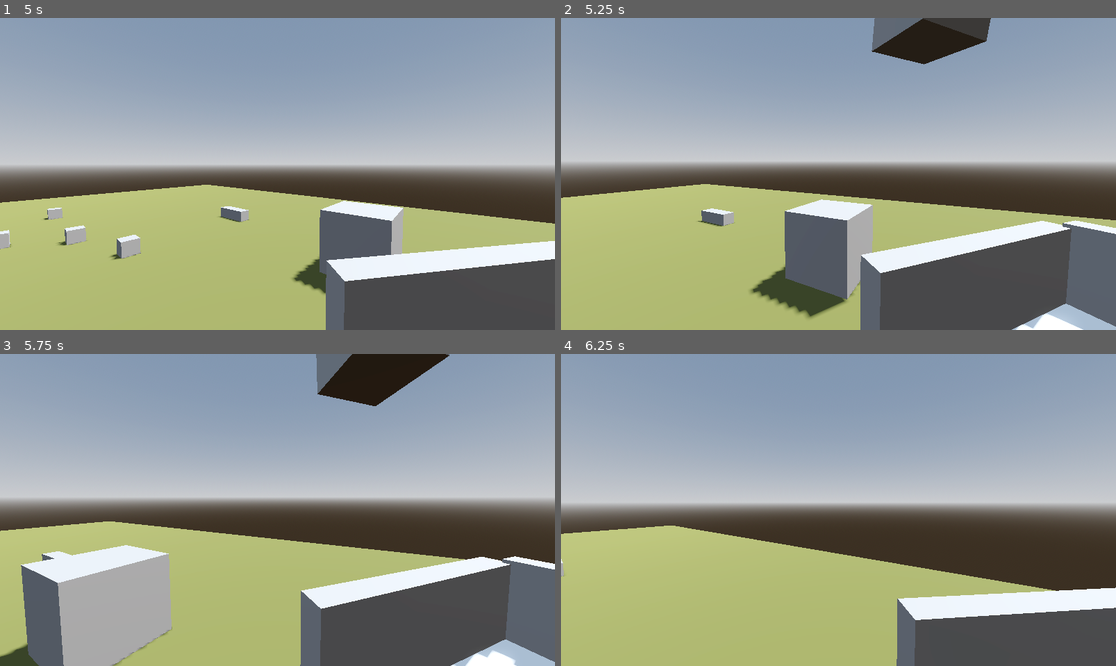
Above: before the commit, frames 1-4 (two rows, left to right).
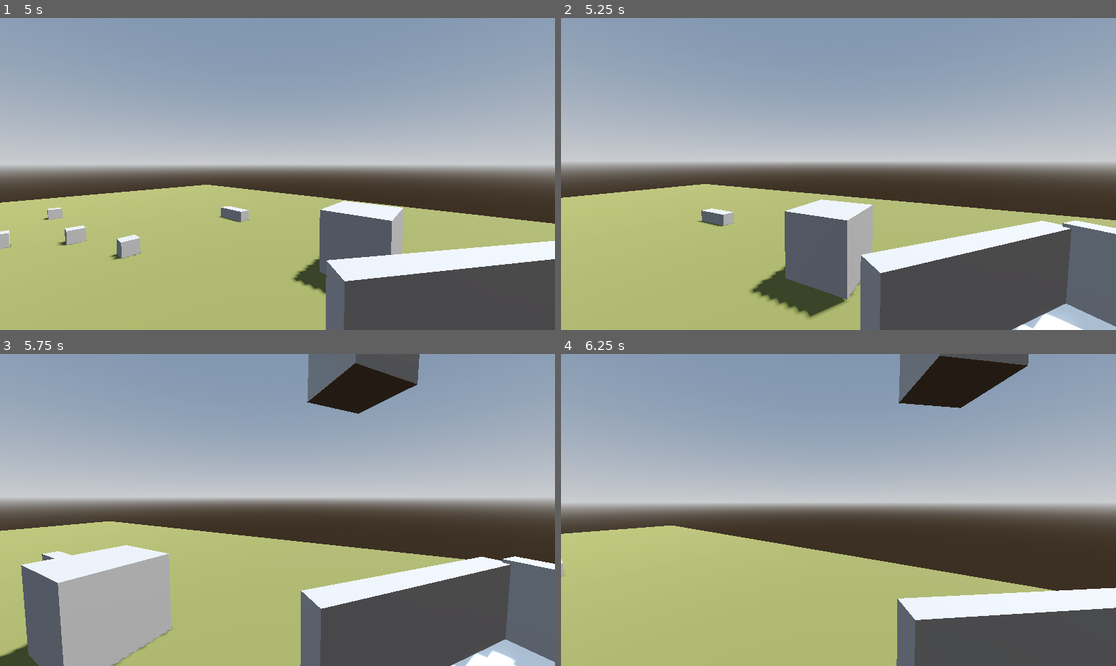
Above: after the commit, the same moments.

Repository: MichaelFar/cartastraphic-chaos
Game: Godot game, scene res://scenes/Michael Debug Scene.tscn
Same seed, same stepped clock (60 frames per second), same inputs: the game is played once before the commit and once after it.
Inputs (mouse positions are in pixels of both pictures, inside the frame that each line leads up to):
- Up to frame 1 (5 s): move the mouse to (399, 158) at 0.52 s; hold D (turn_right) 0.53-1.28 s; click (399, 158) at 0.67 s; move the mouse to (249, 174) at 1.27 s; hold W (forward) from 1.28 s (still down); move the mouse to (288, 167) at 2.02 s; move the mouse to (271, 180) at 2.77 s; click (271, 180) at 2.92 s; move the mouse to (316, 177) at 3.52 s; move the mouse to (233, 170) at 4.27 s
- Up to frame 2 (5.25 s): keep holding W (forward); move the mouse to (844, 174) at 5.02 s; click (844, 174) at 5.17 s
- Up to frame 3 (5.75 s): keep holding W (forward)
- Up to frame 4 (6.25 s): move the mouse to (816, 503) at 5.77 s; release W (forward) at 5.78 s; hold D (turn_right) from 5.78 s (still down)

Frame 1 is identical in both runs. In frame 2, 2.5% of the frame differs, in the area x 55-78%, y 0-15%; in frame 3, 1.7%; in frame 4, 3.1%, in the area x 60-85%, y 0-18%.

Commit message:
Found alternate eject solution that works, now will work on ramming logic

Diff:
--- a/scenes/PlayerScene.tscn
+++ b/scenes/PlayerScene.tscn
@@ -40,7 +40,7 @@
 [node name="Camera3D" type="Camera3D" parent="HeadContainer/Head"]
 transform = Transform3D(1, 0, 0, 0, 1, 0, 0, 0, 1, 0, 0.5, 0.44524097)
 
-[node name="PlayerScene" type="CharacterBody3D" parent="." node_paths=PackedStringArray("head", "headContainer", "headMarker", "cartMeshContainer", "cartManager", "camera", "objectSpawnMarker")]
+[node name="PlayerScene" type="CharacterBody3D" parent="." node_paths=PackedStringArray("head", "headContainer", "headMarker", "cartMeshContainer", "cartManager", "camera", "objectSpawnMarker", "ejectPointContainer")]
 script = ExtResource("1_f302p")
 rotationRate = 20.0
 head = NodePath("../HeadContainer/Head")
@@ -50,12 +50,30 @@
 cartManager = NodePath("CartManager")
 camera = NodePath("../HeadContainer/Head/Camera3D")
 objectSpawnMarker = NodePath("ObjectSpawnMarker")
+ejectPointContainer = NodePath("EjectPointContainer")
+
+[node name="EjectPointContainer" type="Node3D" parent="PlayerScene"]
+transform = Transform3D(2.3852696, 0, 0, 0, 1, 0, 0, 0, 2.8681164, 0, 5.6261063, -1.9562936)
+
+[node name="Marker3D" type="Marker3D" parent="PlayerScene/EjectPointContainer"]
+transform = Transform3D(1, 0, 0, 0, 1, 0, 0, 0, 1, -1.525696, 0, -2.2871318)
+
+[node name="Marker3D2" type="Marker3D" parent="PlayerScene/EjectPointContainer"]
+transform = Transform3D(1, 0, 0, 0, 1, 0, 0, 0, 1, 1.8654314, 0, -2.2738051)
+
+[node name="Marker3D3" type="Marker3D" parent="PlayerScene/EjectPointContainer"]
+transform = Transform3D(1, 0, 0, 0, 1, 0, 0, 0, 1, -1.8787565, 0, -0.017594635)
+
+[node name="Marker3D4" type="Marker3D" parent="PlayerScene/EjectPointContainer"]
+transform = Transform3D(1, 0, 0, 0, 1, 0, 0, 0, 1, 2.069921, 0, -0.00845331)
 
 [node name="CartManager" type="Node3D" parent="PlayerScene" node_paths=PackedStringArray("testTimer")]
 script = ExtResource("2_vdp4a")
+shouldEject = false
 testTimer = NodePath("../TestEjectTimer")
 
 [node name="TestEjectTimer" type="Timer" parent="PlayerScene"]
+wait_time = 6.0
 autostart = true
 
 [node name="ObjectRamps" type="StaticBody3D" parent="PlayerScene"]
@@ -235,6 +253,7 @@
 transform = Transform3D(-4.371139e-08, 0, -1, 0, 1, 0, 1, 0, -4.371139e-08, -0.022306174, 0.5, -1.7413331)
 shape = SubResource("BoxShape3D_vdp4a")
 
+[connection signal="timeout" from="PlayerScene/TestEjectTimer" to="PlayerScene/CartManager" method="_on_test_eject_timer_timeout"]
 [connection signal="body_entered" from="PlayerScene/ObjectContainer" to="PlayerScene" method="_on_object_container_body_entered"]
 [connection signal="body_exited" from="PlayerScene/ObjectContainer" to="PlayerScene" method="_on_object_container_body_exited"]
 [connection signal="body_entered" from="PlayerScene/ObjectCollector" to="PlayerScene" method="_on_object_collector_body_entered"]
--- a/scripts/cart_manager.gd
+++ b/scripts/cart_manager.gd
@@ -4,6 +4,8 @@
 
 var shoppingObjectList : Array[ShoppingObject]
 # Called when the node enters the scene tree for the first time.
+@export var shouldEject : bool = true
+
 @export var testTimer : Timer
 func add_object_to_list(new_item : ShoppingObject):
 	if new_item not in shoppingObjectList:
@@ -27,8 +29,11 @@
 
 			object_to_eject.targetNode.queue_free()
 
+		var rand_obj := RandomNumberGenerator.new()
+		var rand_index := rand_obj.randi_range(0, GlobalValues.player.ejectPointArray.size() - 1)
 
-		object_to_eject.apply_central_impulse(object_to_eject.basis.z * 40)
+		object_to_eject.apply_force_towards_global_point(GlobalValues.player.ejectPointArray[rand_index], false, 0.01, 10)
+		#object_to_eject.apply_central_impulse(object_to_eject.basis.z * 40)
 
 func get_random_object() -> ShoppingObject:
 
@@ -39,10 +44,15 @@
 		output_shopping_object = shoppingObjectList[rand_obj.randi_range(0, shoppingObjectList.size() - 1)]
 	return output_shopping_object
 
+func eject_all_items():
+	for i in shoppingObjectList:
+		eject_item(i)
+
 func eject_random_item():
 
 	eject_item(get_random_object())
 
 func _on_test_eject_timer_timeout() -> void:
-	eject_random_item()
-	testTimer.start()
+	if(shouldEject):
+		eject_all_items()
+		testTimer.start()
--- a/scripts/player_scene.gd
+++ b/scripts/player_scene.gd
@@ -22,7 +22,9 @@
 
 @export var ramSpeedThreshold : float = 0.8
 
+@export var ejectPointContainer : Node3D
 
+var ejectPointArray : Array[Node]
 
 var look_rotation : Vector2
 
@@ -35,6 +37,7 @@
 func _ready():
 	GlobalValues.player = self
 	originalRotationRate = rotationRate
+	ejectPointArray = ejectPointContainer.get_children()
 
 func _physics_process(delta: float) -> void:
 
@@ -55,8 +58,6 @@
 
 	else:
 
-
-		#rotationRate = originalRotationRate
 		rotationRate = lerpf(rotationRate, originalRotationRate, deltaCounter)
 
 	var rotation_input_strength = Input.get_action_strength("turn_right") - Input.get_action_strength("turn_left")
@@ -101,7 +102,7 @@
 	if(body is ShoppingObject):
 		print("Encountered shopping object")
 		var shopping_object : ShoppingObject = body
-		shopping_object.apply_force_towards_global_point(objectSpawnMarker.global_position, false)
+		shopping_object.apply_force_towards_global_point(objectSpawnMarker, false)
 
 
 func _on_object_container_body_entered(body: Node3D) -> void:
--- a/scripts/shopping_object.gd
+++ b/scripts/shopping_object.gd
@@ -29,29 +29,35 @@
 	pass # Replace with function body.
 
 func _physics_process(delta: float) -> void:
+
 	if(freeze && targetNode != null):
+
 		global_transform = targetNode.global_transform
 		#rotation = GlobalValues.player.cartMeshContainer.rotation
 
-func apply_force_towards_global_point(point : Vector3, should_stop : bool = false):
+func apply_force_towards_global_point(point : Node3D, should_stop : bool = false, speed_mod : float = 0.1, impulse_limit : int = -1):
 
-	should_stop = global_position.distance_to(point) <= distanceThreshold
-
-	point = GlobalValues.player.objectSpawnMarker.global_position
+	should_stop = global_position.distance_to(point.global_position) <= distanceThreshold
 
 	if(should_stop):
 		linear_velocity = Vector3.ZERO
 		print("Reached destination")
 		return
 	else:
+		if(impulse_limit == -1):
+			var timer = get_tree().create_timer(speed_mod)
+			timer.timeout.connect(apply_force_towards_global_point.bind(point, should_stop, speed_mod))
+		else:
+			if(impulse_limit <= 0):
+				return
+			else:
 
-		var timer = get_tree().create_timer(0.1)
-		timer.timeout.connect(apply_force_towards_global_point.bind(point, should_stop))
-
-	var dynamic_magnitude =  clampf(attractionForceMagnitude * global_position.distance_to(point), 0.0, attractionForceMagnitude)
+				var timer = get_tree().create_timer(speed_mod)
+				timer.timeout.connect(apply_force_towards_global_point.bind(point, should_stop, speed_mod, impulse_limit - 1 ))
+	var dynamic_magnitude =  clampf(attractionForceMagnitude * global_position.distance_to(point.global_position), 0.0, attractionForceMagnitude)
 	dynamic_magnitude = attractionForceMagnitude
 
-	var direction = global_position.direction_to(point)
+	var direction = global_position.direction_to(point.global_position)
 	apply_impulse(direction * dynamic_magnitude)
 
 func check_if_should_freeze():
